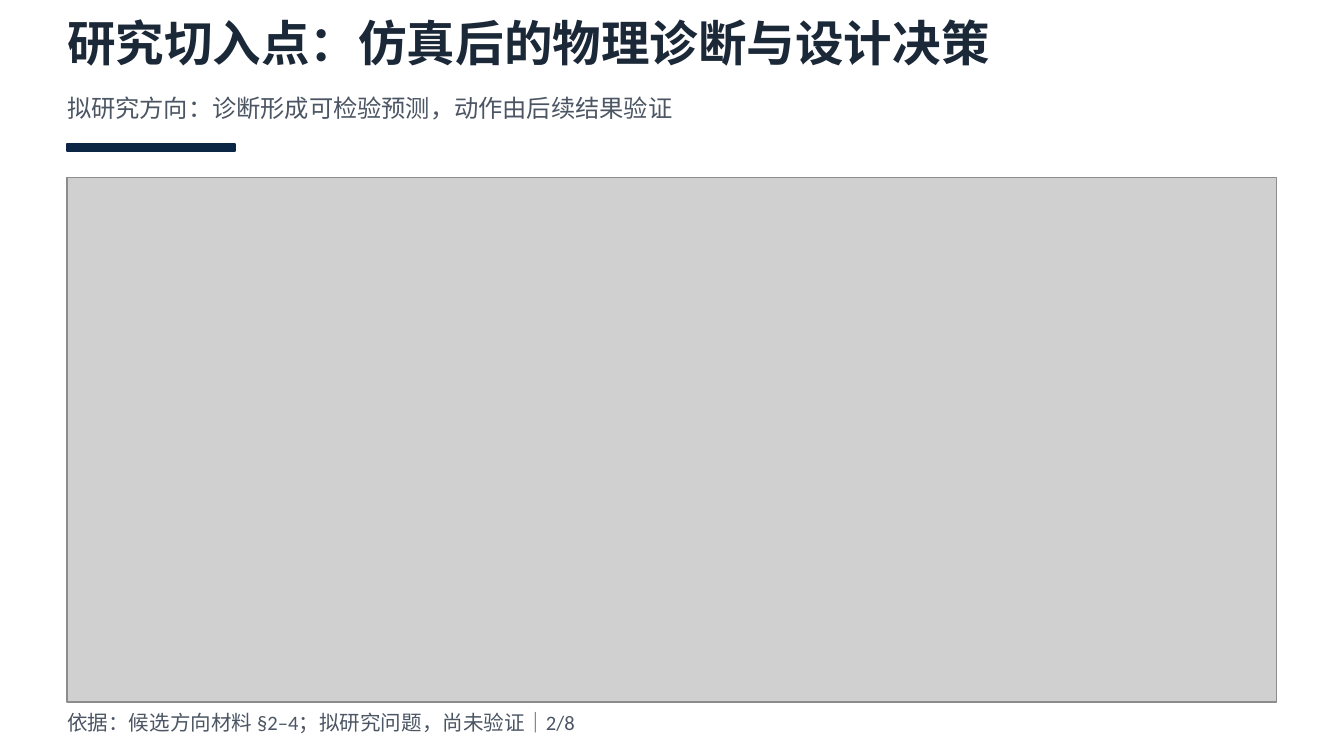
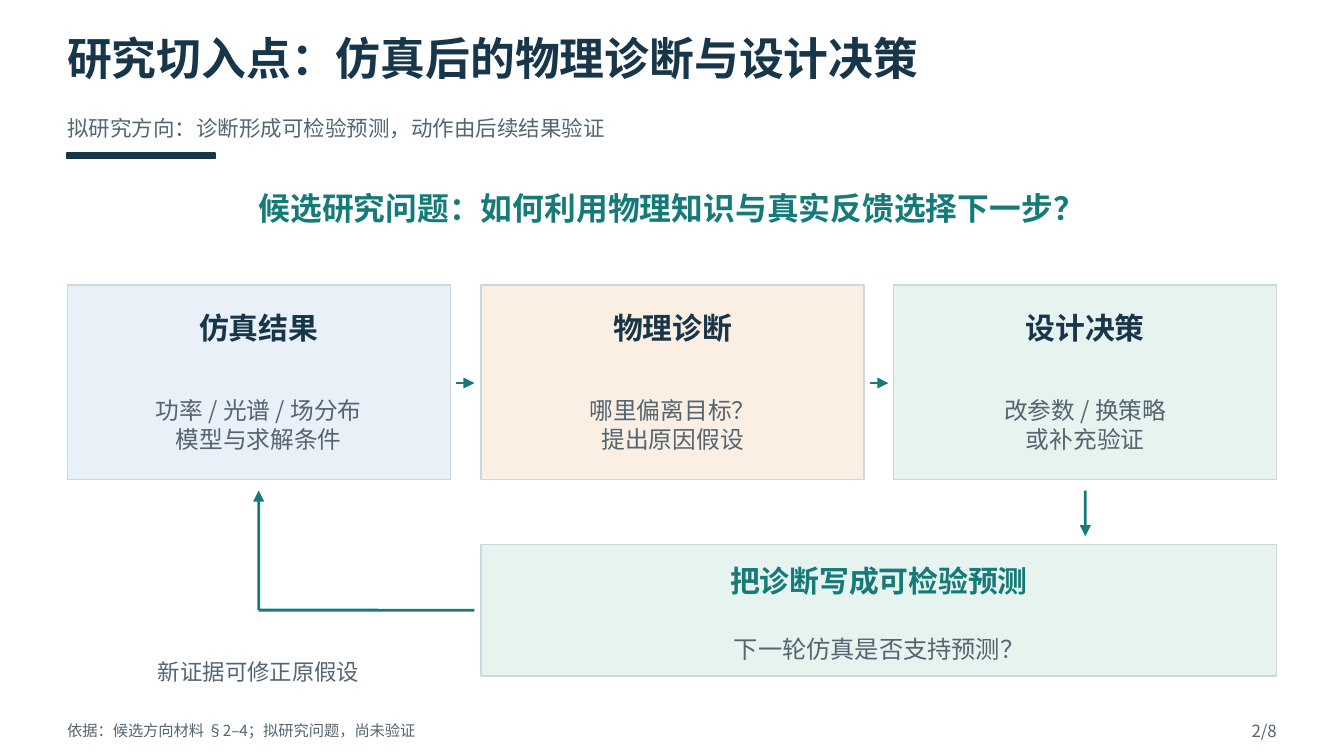
Before and after one commit to LlewynDavis/PIC_Harness_Research, a slide deck: slide 2 of presentations/task-018-class-harness/Harness_课堂汇报_项目重点版.pptx. Drawn at 1344x756 pixels with LibreOffice and Linux fonts; fonts in the diff are those of the drawing; grey boxes stand for pictures. Boxes give left, top, right and bottom in pixels: in the first picture for what was removed or moved away, otherwise in the second. Text is boxed around its words. In the diff, an @@ line names an element or a change of style, - is before the commit and + after.

```diff
--- a/presentations/task-018-class-harness/Harness_课堂汇报_项目重点版.pptx
+++ b/presentations/task-018-class-harness/Harness_课堂汇报_项目重点版.pptx
@@ text "研究切入点：仿真后的物理诊断与设计决策": place and size @@
-text "研究切入点：仿真后的物理诊断与设计决策" at box(67, 19, 989, 66)
+text "研究切入点：仿真后的物理诊断与设计决策" at box(67, 36, 918, 79)
@@ text "研究切入点：仿真后的物理诊断与设计决策" at box(67, 36, 918, 79): size 26 to 24 pt, font Roboto to Noto Sans CJK SC, text colour #1B2838 to #18364A; vertical alignment top to middle @@
@@ text "拟研究方向：诊断形成可检验预测，动作由后续结果验证": place and size @@
-text "拟研究方向：诊断形成可检验预测，动作由后续结果验证" at box(67, 96, 672, 120)
+text "拟研究方向：诊断形成可检验预测，动作由后续结果验证" at box(67, 118, 604, 138)
@@ text "拟研究方向：诊断形成可检验预测，动作由后续结果验证" at box(67, 118, 604, 138): size 13 to 11.5 pt, font Calibri to Noto Sans CJK SC, text colour #4B5563 to #536570; vertical alignment top to middle @@
@@ rectangle: place and size @@
-rectangle at box(67, 144, 235, 151)
+rectangle at box(67, 153, 215, 159)
@@ rectangle at box(67, 153, 215, 159): fill #0B2545 to #18364A; outline #0B2545 1 pt to #18364A 1 pt @@
@@ picture removed at box(67, 177, 1277, 702) @@
@@ text added at box(258, 192, 1084, 223), 17 pt, text #167B78, bold @@
+候选研究问题：如何利用物理知识与真实反馈选择下一步？
@@ rectangle added at box(67, 285, 450, 480), fill #EAF0F7, outline #CBD9DF 0.7 pt @@
@@ rectangle added at box(481, 285, 864, 480), fill #FBEFE3, outline #CBD9DF 0.7 pt @@
@@ rectangle added at box(894, 285, 1277, 480), fill #E6F3EF, outline #CBD9DF 0.7 pt @@
@@ text added at box(199, 313, 318, 342), 16 pt, text #18364A, bold @@
+仿真结果
@@ text added at box(613, 313, 732, 342), 16 pt, text #18364A, bold @@
+物理诊断
@@ text added at box(1026, 313, 1145, 342), 16 pt, text #18364A, bold @@
+设计决策
@@ arrow added from (456, 383) to (474, 383), #167B78 1.5 pt @@
@@ arrow added from (870, 383) to (888, 383), #167B78 1.5 pt @@
@@ text added at box(156, 399, 362, 450), 12.7 pt, text #536570 @@
+功率 / 光谱 / 场分布
+模型与求解条件
@@ text added at box(590, 399, 756, 450), 12.7 pt, text #536570 @@
+哪里偏离目标？
+提出原因假设
@@ text added at box(1004, 399, 1166, 450), 12.7 pt, text #536570 @@
+改参数 / 换策略
+或补充验证
@@ arrow added from (259, 610) to (259, 491), #167B78 1.5 pt @@
@@ arrow added from (1085, 491) to (1085, 536), #167B78 1.5 pt @@
@@ rectangle added at box(481, 544, 1277, 676), fill #E6F3EF, outline #CBD9DF 0.7 pt @@
@@ text added at box(730, 566, 1028, 595), 16 pt, text #167B78, bold @@
+把诊断写成可检验预测
@@ line added from (259, 610) to (474, 610), #167B78 1.5 pt @@
@@ text added at box(734, 637, 1025, 660), 13 pt, text #536570 @@
+下一轮仿真是否支持预测？
@@ text added at box(158, 661, 359, 682), 12 pt, text #536570 @@
+新证据可修正原假设
@@ text at box(67, 723, 416, 739): text changed; size 11 to 8.2 pt; font Calibri to Noto Sans CJK SC; text colour #4B5563 to #536570 @@
-依据：候选方向材料 §2–4；拟研究问题，尚未验证｜2/8
+依据：候选方向材料 §2–4；拟研究问题，尚未验证
@@ text added at box(1252, 723, 1277, 740), 9 pt, text #536570 @@
+2/8
```
Also in this commit, not shown: 7 other slides changed, 30 other files.
